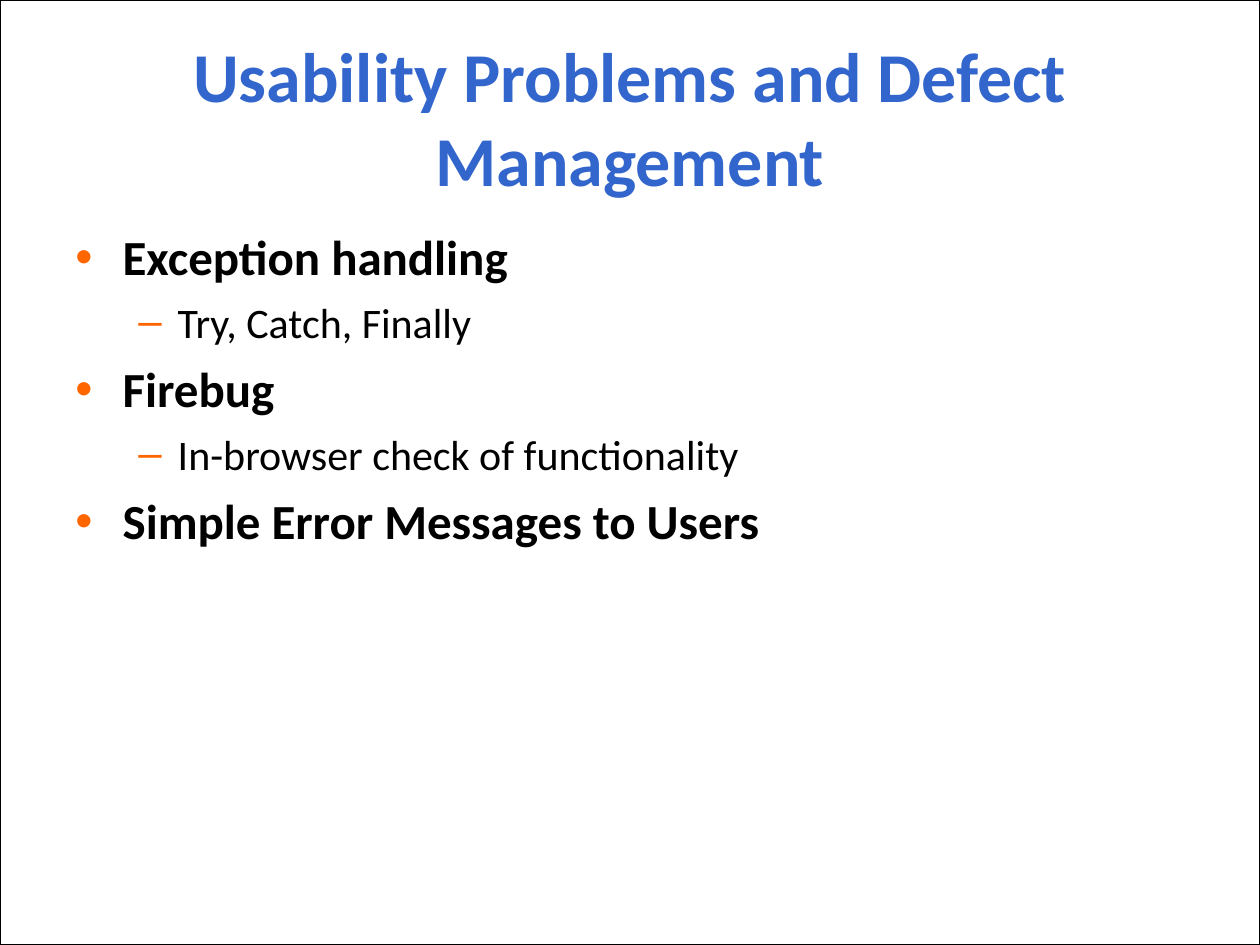
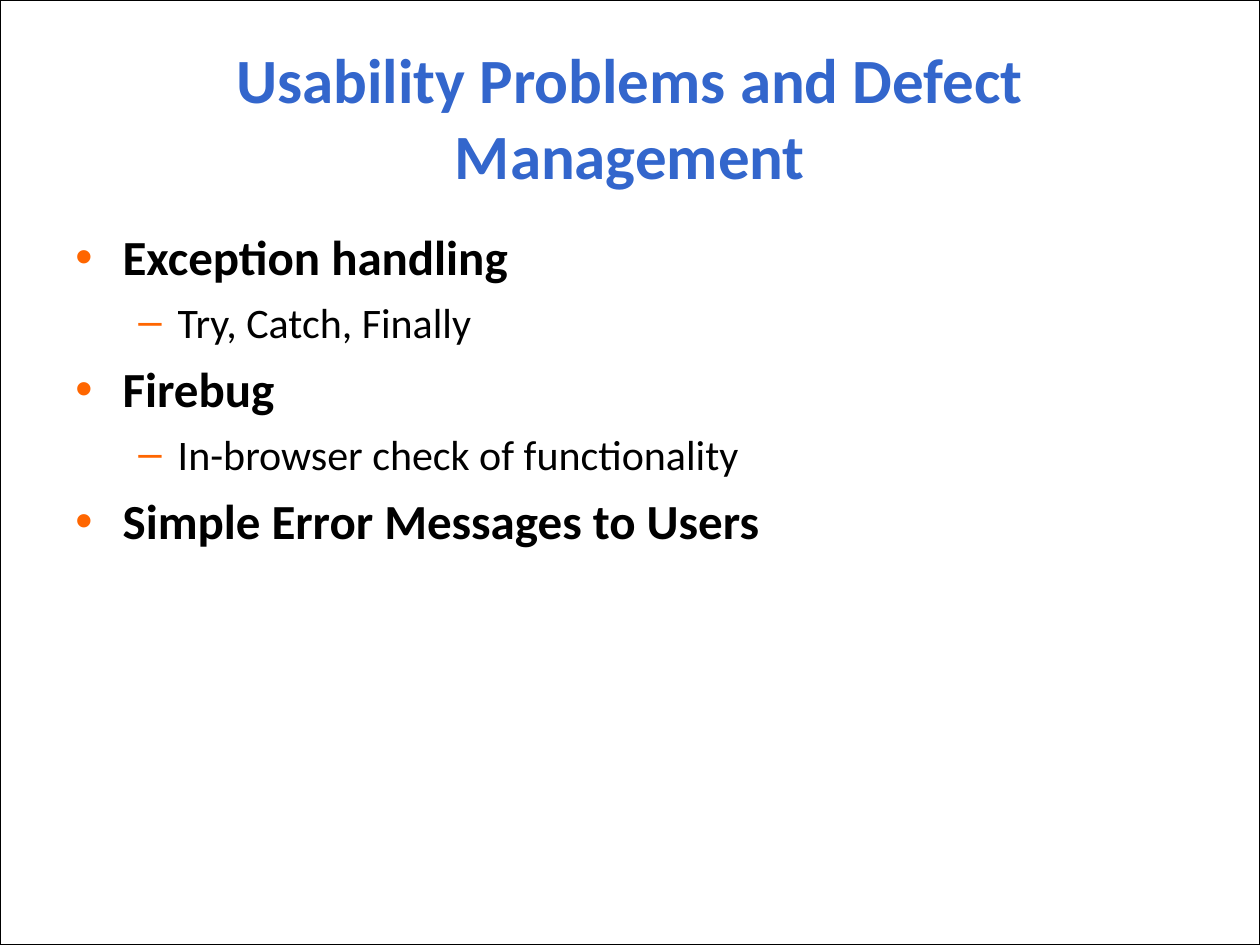
Before and after one commit to aajackson/Creepers, a slide deck: slide 11 of Documentation/MyFavs Presentation.ppt (slide 12 before the commit). Drawn at 1260x945 pixels with LibreOffice and Linux fonts; fonts in the diff are those of the drawing; background and template pictures are left out. Boxes give left, top, right and bottom in pixels: in the first picture for what was removed or moved away, otherwise in the second. Text is boxed around its words. In the diff, an @@ line names an element or a change of style, - is before the commit and + after.

```diff
--- a/Documentation/MyFavs Presentation.ppt
+++ b/Documentation/MyFavs Presentation.ppt
@@ title "Usability Problems and Defect Management" at [237, 58, 1023, 190]: size 40 to 36 pt @@
```
Also in this commit, not shown: 5 other slides changed, 1 slide removed.
